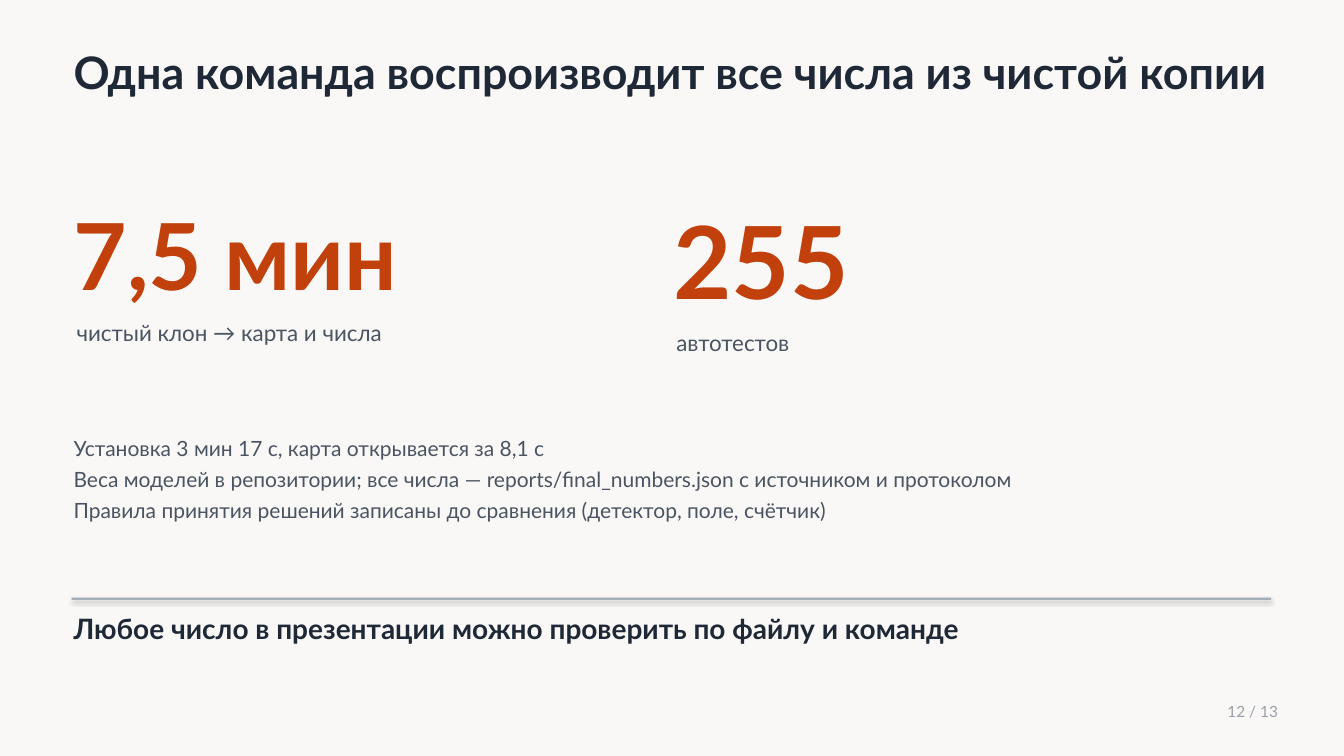
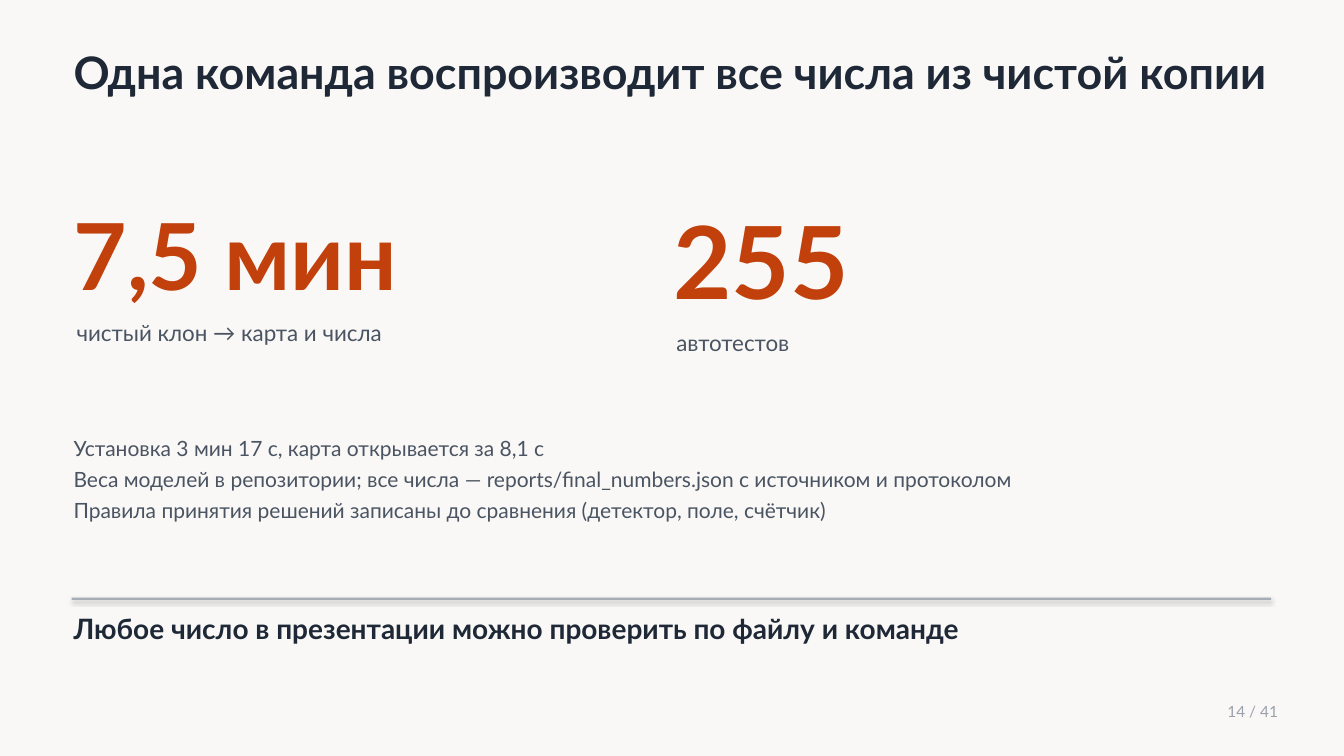
Before and after one commit to azama2t/final-cosmohack, a slide deck: slide 14 of presentation/deck_checkpoint.pptx (slide 12 before the commit). Drawn at 1344x756 pixels with LibreOffice and Linux fonts; fonts in the diff are those of the drawing. Boxes give left, top, right and bottom in pixels: in the first picture for what was removed or moved away, otherwise in the second. Text is boxed around its words. In the diff, an @@ line names an element or a change of style, - is before the commit and + after.

```diff
--- a/presentation/deck_checkpoint.pptx
+++ b/presentation/deck_checkpoint.pptx
@@ text at <box>1227,706,1278,717</box>: text changed @@
-12 / 13
+14 / 41
```
Also in this commit, not shown: 11 other slides changed, 13 other files.
